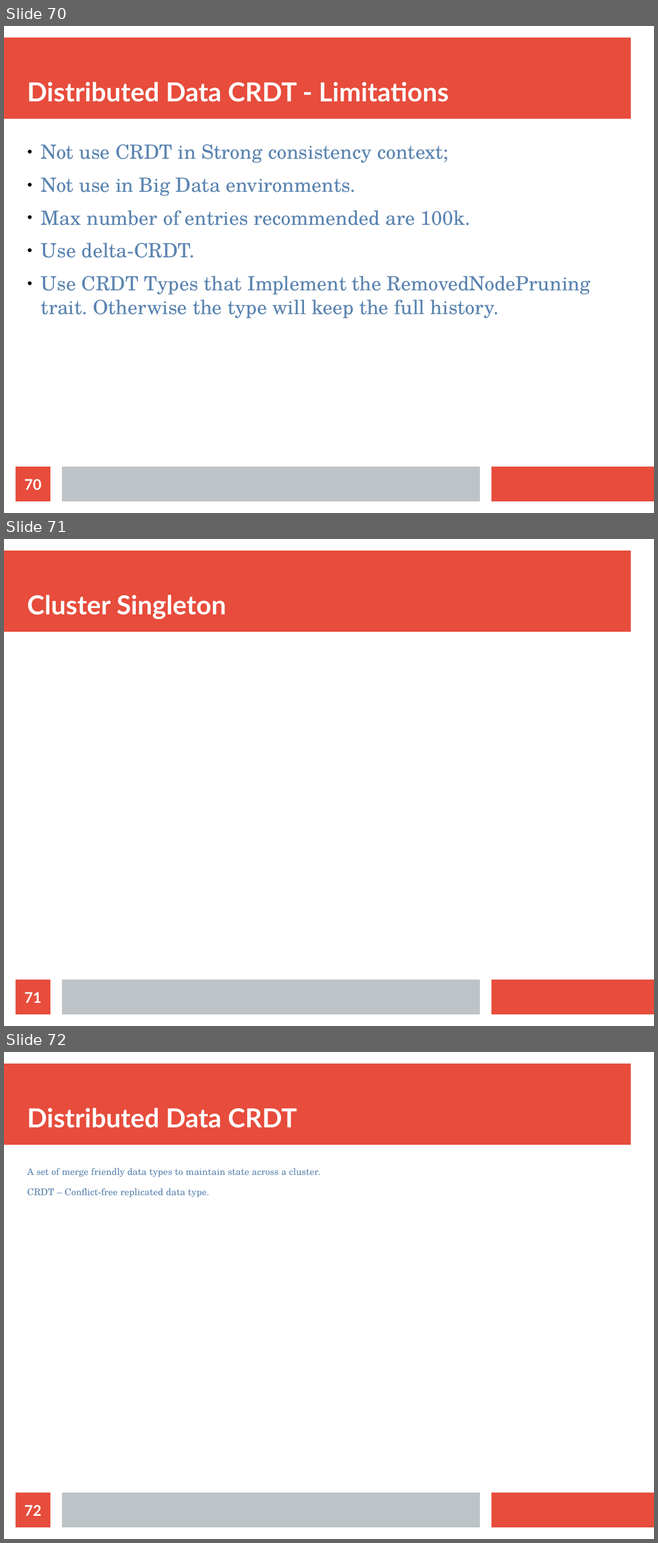
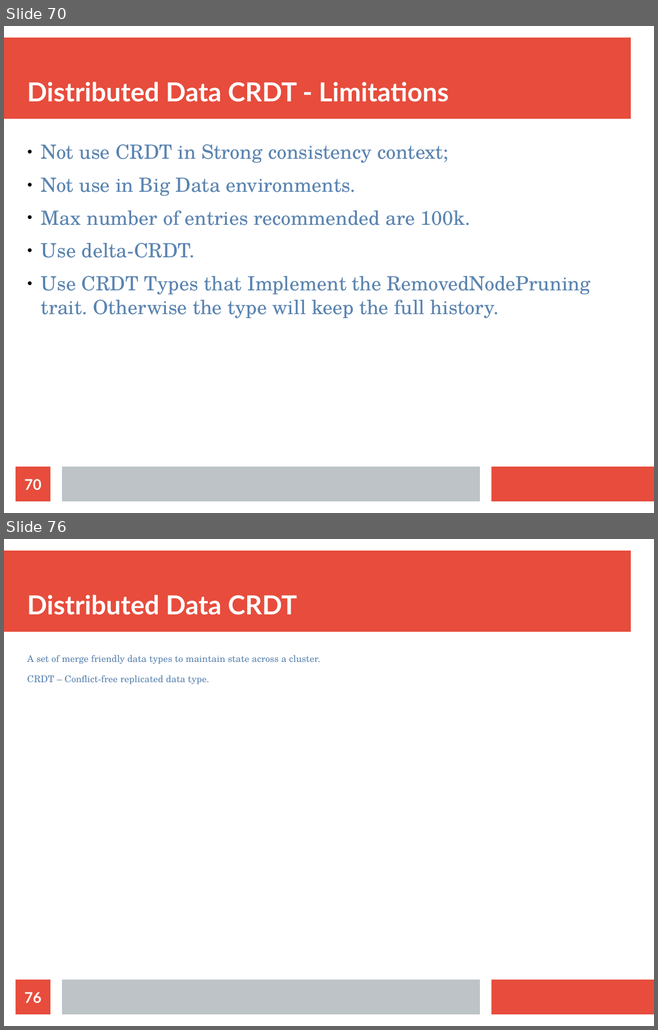
Before and after one commit to bytemania/akka-java-cluster, a slide deck: src/main/resources/res/presentation.odp. Shown one above the other, each under a label of ours: slides 70, 71 and 72 before the commit, slides 70 and 76 after it; the slides between them are not shown. The pictures are 658x1543 and 658x1030 pixels, drawn with LibreOffice and Linux fonts; fonts in the diff are those of the drawing. Boxes give left, top, right and bottom in pixels: in the first picture for what was removed or moved away, otherwise in the second. Text is boxed around its words. In the diff, an @@ line names an element or a change of style, - is before the commit and + after.

Commit message:
singleton code refinement

```diff
--- a/src/main/resources/res/presentation.odp
+++ b/src/main/resources/res/presentation.odp
@@ slide 71 removed at (x1=4, y1=539, x2=654, y2=1026), background #FFFFFF; not listed: 3 template elements that a slide beside it also shows @@
@@ title removed at (x1=27, y1=595, x2=226, y2=619) @@
-Cluster Singleton
@@ page number removed at (x1=16, y1=980, x2=50, y2=1015) @@
-71
@@ what was slide 72 is now slide 76 @@
@@ page number at (x1=24, y1=992, x2=41, y2=1003): text changed @@
-72
+76
```
Also in this commit, not shown: 5 slides added, 8 other files.
